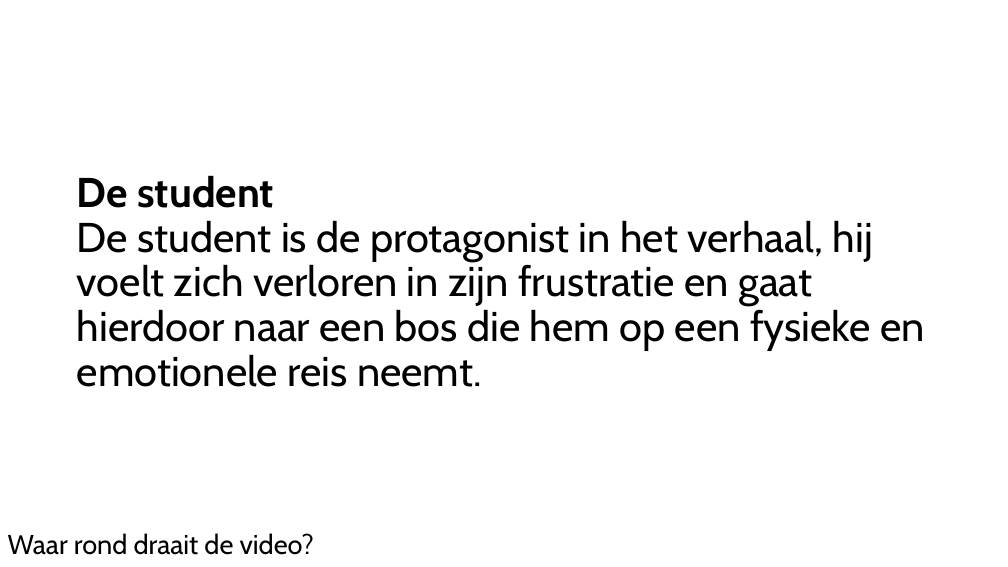
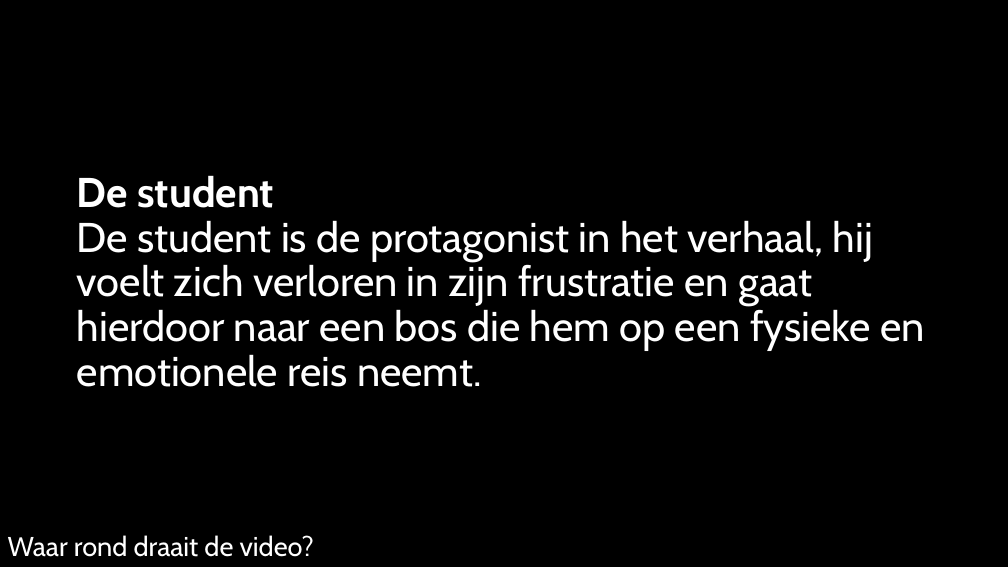
Before and after one commit to ninjahisser/LUCA-2, a slide deck: slide 4 of Vakken/Video videoverdieping/Opdrachten/Pitch en moodboard/Parallax.pptx. Drawn at 1008x567 pixels with LibreOffice and Linux fonts; fonts in the diff are those of the drawing. Boxes give left, top, right and bottom in pixels: in the first picture for what was removed or moved away, otherwise in the second. Text is boxed around its words. In the diff, an @@ line names an element or a change of style, - is before the commit and + after.

```diff
--- a/Vakken/Video videoverdieping/Opdrachten/Pitch en moodboard/Parallax.pptx
+++ b/Vakken/Video videoverdieping/Opdrachten/Pitch en moodboard/Parallax.pptx
@@ background #FFFFFF to #000000 @@
@@ title "De student De student is ..." at (77,175,925,387): text colour #000000 to #FFFFFF @@
@@ text "Waar rond draait de video?" at (8,535,314,557): text colour #000000 to #FFFFFF; line spacing 0.7 to 0.8 @@
```
Also in this commit, not shown: 10 other slides changed, 21 other files.
